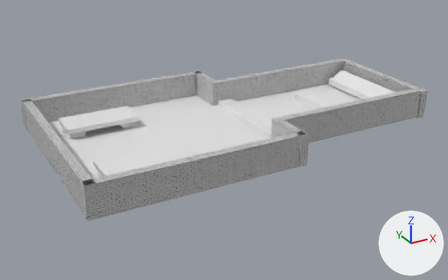
A saved change to the glTF model assets/level.glb.
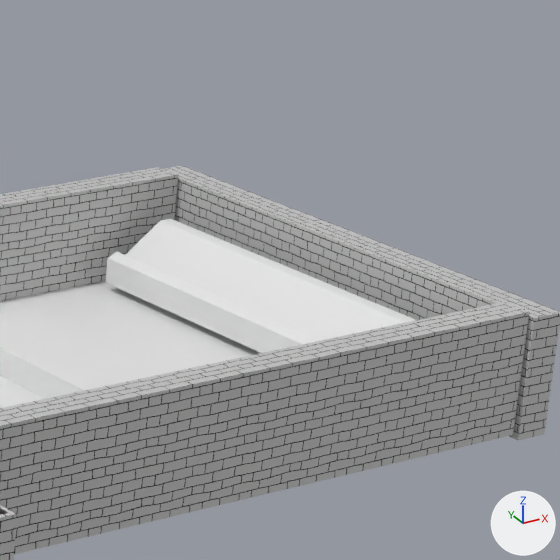
Old and new are each drawn whole from a 50 mm camera at (-83.1, -123.1, 58.0) aimed at (-15.7, -0.7, -3.2) and again close up on the part from 68% to 95% of the width and 8% to 52% of the height. The lights are fixed; the arrows at lower right show +X, +Y and +Z. Where no turn or scale is listed for an object, it has been applied to the vertices.

The scene before the commit, as lines of its bpy script (objects in view):
```python
me_cube_003 = bpy.data.meshes.new('Cube.003')
me_cube_003.from_pydata(...)  # 21 vertices, 38 faces; spans x -11.18..1.0, y -1.0..1.0, z -1.0..1.0
me_cube_009 = bpy.data.meshes.new('Cube.009')
me_cube_009.from_pydata(...)  # a box spanning x -1.0..1.0, y -5.71..5.71, z -3.62..3.62
me_cube_009.materials.append(mat_wall)  # picture img_wall
me_cube_012 = bpy.data.meshes.new('Cube.012')
me_cube_012.from_pydata(...)  # a box spanning x -1.0..1.0, y -16.5..16.5, z -3.6..3.6
me_cube_012.materials.append(mat_wall)  # picture img_wall
ob_foods = bpy.data.objects.new('Foods', me_cube_003)
ob_foods.location = (30.49, 0.0, 1.98)
ob_foods.scale = (0.396, 12.6, 2.0)
ob_wall_004 = bpy.data.objects.new('Wall.004', me_cube_009)
ob_wall_004.location = (-9.99, -20.05, 2.62)
ob_wall_007 = bpy.data.objects.new('Wall.007', me_cube_012)
ob_wall_007.location = (33.6, -0.18, 2.35)
# also in view: 'Appliances' at (13.9, 0.0, 0.8); 'Floor' at (11.6, 0.0, 0.0); 'Wall' at (11.6, -15.3, 2.6); 'Wall.001' at (11.6, 15.0, 2.6)
```
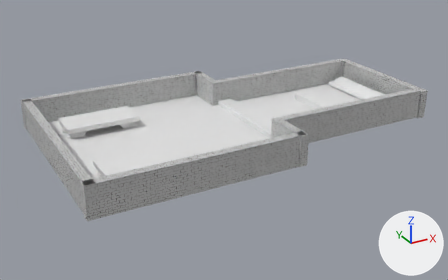
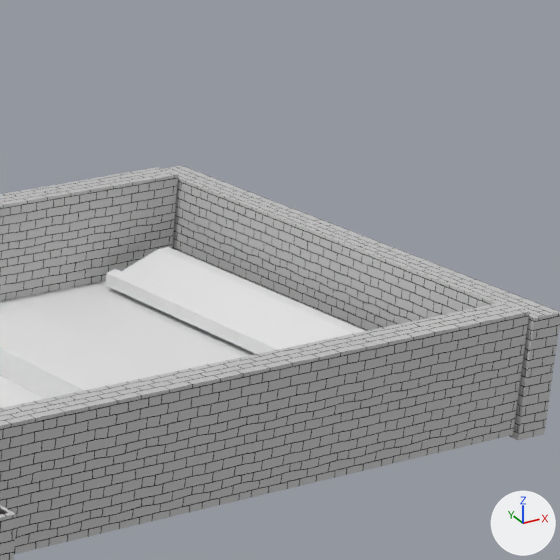
What changed in the scene script:
```text
Change ob_foods:
    ob_foods.location: (30.49, 0.0, 1.98) -> (30.49, 0.0, 1.08)
    ob_foods.scale: (0.396, 12.6, 2.0) -> (0.396, 12.6, 1.02)
```

Location of each change, (x1, y1, x2, y2) in pixels of the close-ups (560 x 560 px):
'Foods', moved, rescaled: before (106, 219, 415, 353); after (106, 247, 364, 354)
